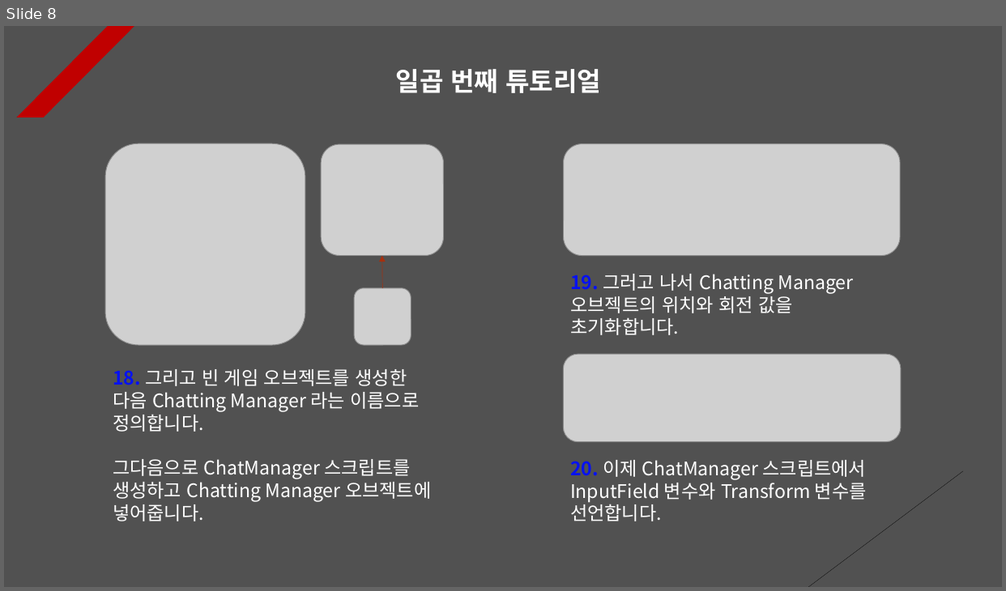
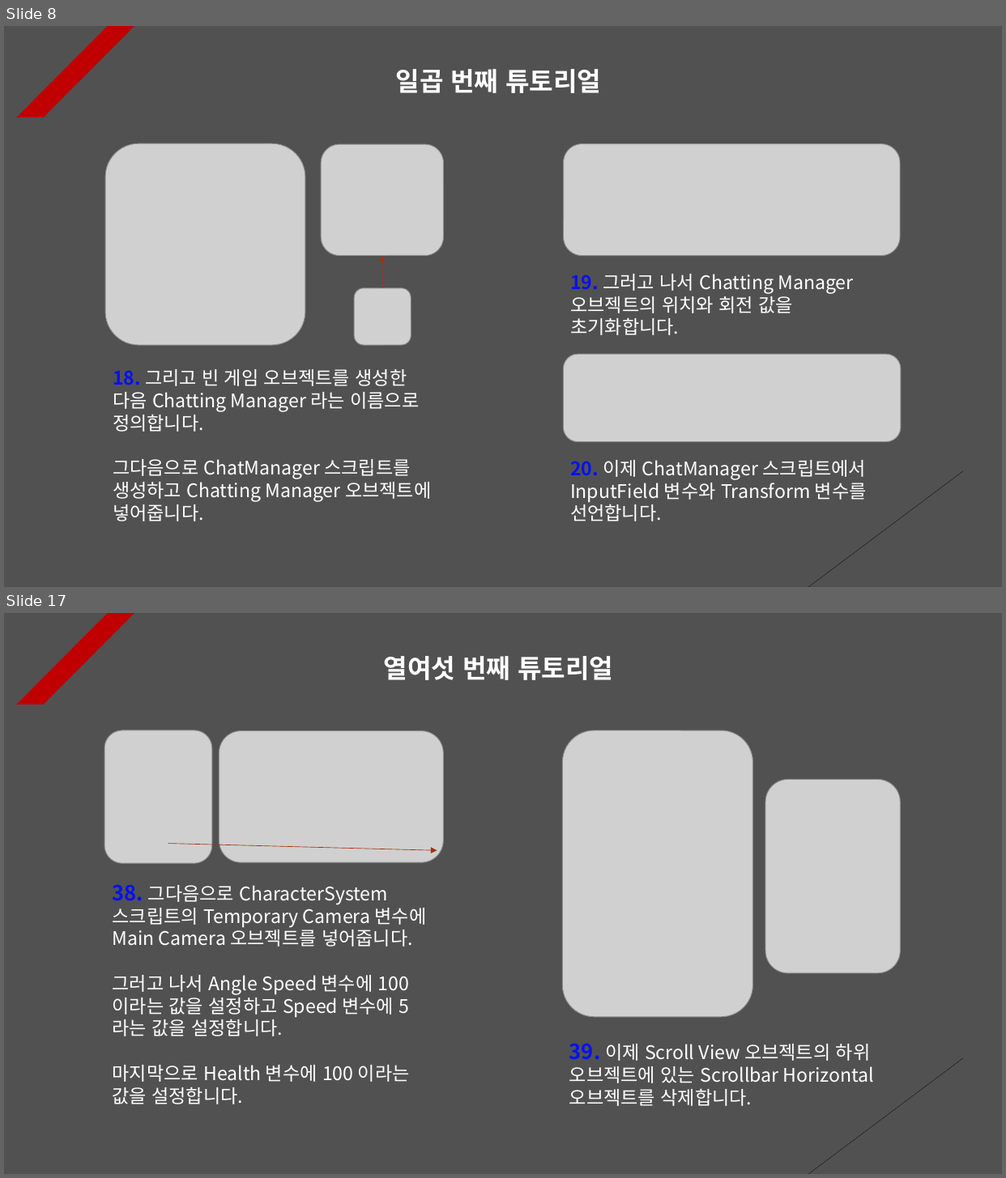
Before and after one commit to Unity2033/3D-UnityEngine, a slide deck: Assets/Class/Photon Server/PPT Data/Photon RPC.pptx. Shown one above the other, each under a label of ours: slide 8 before the commit, slides 8 and 17 after it; the slides between them are not shown. The pictures are 1006x591 and 1006x1178 pixels, drawn with LibreOffice and Linux fonts; fonts in the diff are those of the drawing; grey boxes stand for pictures. Boxes give left, top, right and bottom in pixels: in the first picture for what was removed or moved away, otherwise in the second. Text is boxed around its words. In the diff, an @@ line names an element or a change of style, - is before the commit and + after.

```diff
--- a/Assets/Class/Photon Server/PPT Data/Photon RPC.pptx
+++ b/Assets/Class/Photon Server/PPT Data/Photon RPC.pptx
@@ slide 17 added at bbox=[4, 613, 1002, 1174], background #515151; not listed: 2 template elements that a slide beside it also shows @@
@@ text added at bbox=[384, 656, 613, 680], 25 pt, text #FFFFFF, bold @@
+열여섯 번째 튜토리얼
@@ picture added at bbox=[104, 730, 212, 864] @@
@@ picture added at bbox=[219, 731, 444, 863] @@
@@ picture added at bbox=[562, 730, 752, 1017] @@
@@ picture added at bbox=[765, 779, 900, 973] @@
@@ arrow added from (168, 844) to (437, 850), #A5300F 0.5 pt dashed @@
@@ text added at bbox=[113, 884, 427, 1105], 18 pt, text #FFFFFF @@
+38. 그다음으로 CharacterSystem 스크립트의 Temporary Camera 변수에 Main Camera 오브젝트를 넣어줍니다.
+그러고 나서 Angle Speed 변수에 100 이라는 값을 설정하고 Speed 변수에 5 라는 값을 설정합니다.
+마지막으로 Health 변수에 100 이라는 값을 설정합니다.
@@ text added at bbox=[569, 1043, 875, 1106], 18 pt, text #FFFFFF @@
+39. 이제 Scroll View 오브젝트의 하위 오브젝트에 있는 Scrollbar Horizontal 오브젝트를 삭제합니다.
```
Also in this commit, not shown: 2 slides changed, 6 other slides added, 32 other files.
